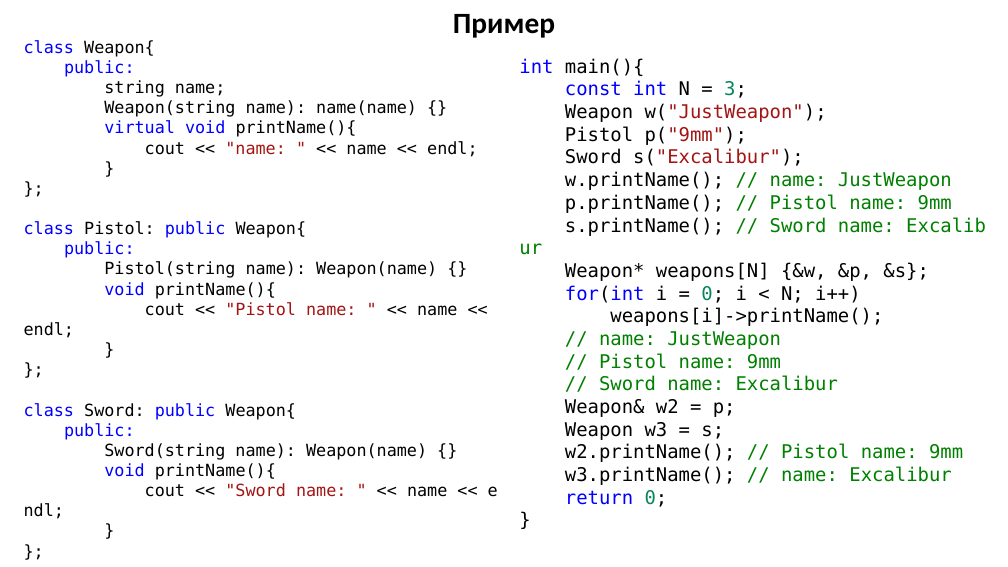
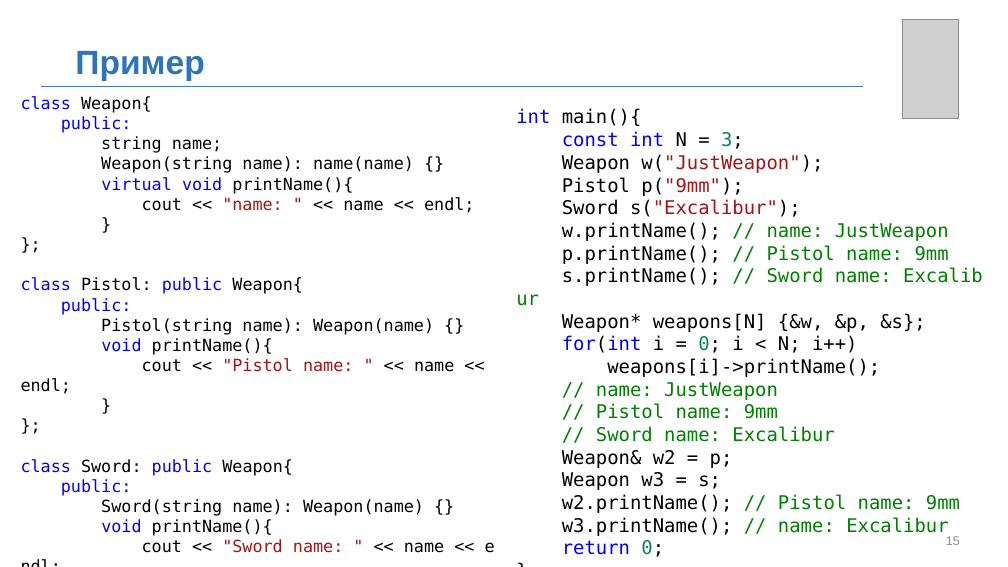
Before and after one commit to MUCTR-IKT-CPP/cpp_course, a slide deck: slide 15 of Лекции/2022/6/Абстрактные классы.pptx (slide 6 before the commit). Drawn at 1008x567 pixels with LibreOffice and Linux fonts; fonts in the diff are those of the drawing; grey boxes stand for pictures; background and template pictures are left out. Boxes give left, top, right and bottom in pixels: in the first picture for what was removed or moved away, otherwise in the second. Text is boxed around its words. In the diff, an @@ line names an element or a change of style, - is before the commit and + after.

```diff
--- a/Лекции/2022/6/Абстрактные классы.pptx
+++ b/Лекции/2022/6/Абстрактные классы.pptx
@@ picture added at (902,20,958,119) @@
@@ text "Пример": place and size @@
-text "Пример" at (453,14,555,38)
+text "Пример" at (75,51,204,81)
@@ text "Пример" at (75,51,204,81): size 28 to 32 pt, font Calibri to Arial, text colour #000000 to #2E75B6; alignment centre to left; vertical alignment top to middle @@
@@ text "class Weapon{": place and size @@
-text "class Weapon{" at (24,40,477,497)
+text "class Weapon{" at (21,96,474,553)
@@ line added from (41, 86) to (864, 86), #4472C4 0.5 pt @@
@@ text "int main(){": place and size @@
-text "int main(){" at (519,58,963,507)
+text "int main(){" at (516,108,960,557)
@@ page number added at (946,536,960,545), 12 pt, text #8C8C8C @@
+15
```
Also in this commit, not shown: 18 other slides changed, 10 slides added, 1 slide removed, 4 other files.
